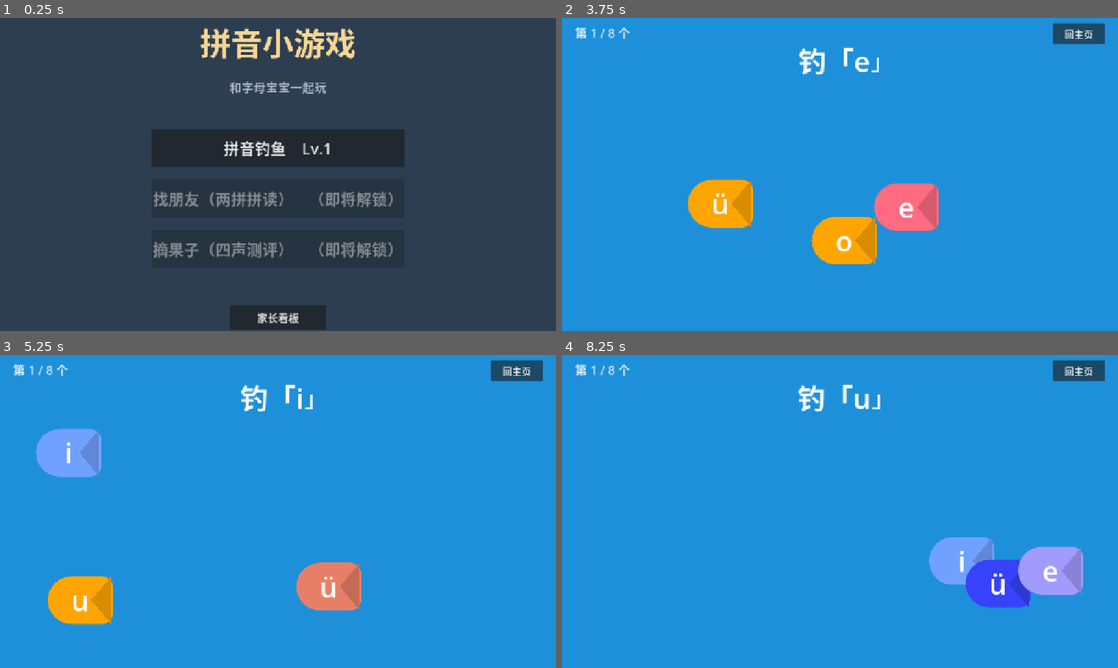
Above: before the commit, frames 1-4 (two rows, left to right).
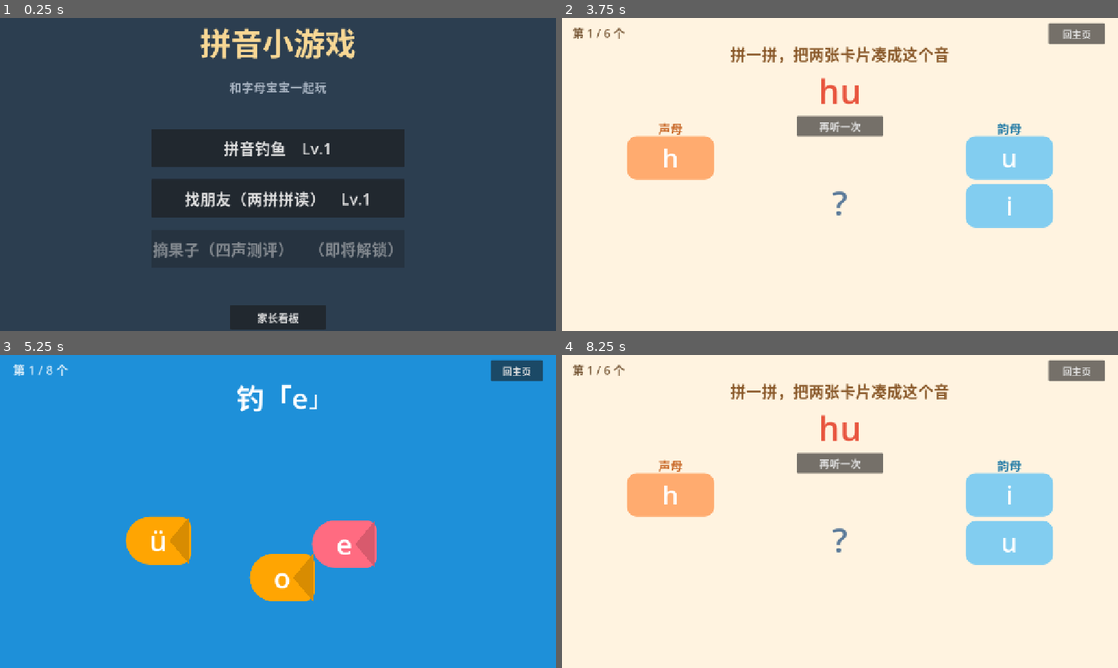
Above: after the commit, the same moments.

Repository: HadesWing/games
Game: Godot game, scene res://scenes/home.tscn
Same seed, same stepped clock (60 frames per second), same inputs: the game is played once before the commit and once after it.
Inputs:
- Up to frame 1 (0.25 s): no input
- Up to frame 2 (3.75 s): click "拼音钓鱼 Lv.1" at 0.5 s; click "回主页" at 1.25 s; click "家长看板" at 2 s; click "OK" at 2.75 s; click "拼音钓鱼 Lv.1" (after the commit: "找朋友（两拼拼读） Lv.1") at 3.5 s
- Up to frame 3 (5.25 s): click "回主页" at 4.25 s; click "拼音钓鱼 Lv.1" at 5 s
- Up to frame 4 (8.25 s): click "回主页" at 5.75 s; click "家长看板" at 6.5 s; click "OK" at 7.25 s; click "拼音钓鱼 Lv.1" (after the commit: "找朋友（两拼拼读） Lv.1") at 8 s

The runs differ from the first frame. In frame 1, 1.5% of the frame differs, in the area x 27-71%, y 55-61%; in frame 2, 100%; in frame 3, 10%; in frame 4, 100%, in the area x 0-100%, y 0-100%.

Commit message:
feat(pinyin): 新增 B 找朋友两拼拼读玩法
清单 11 个玩法中的第 2 个。主页按钮从「即将解锁」改为可用，
game_id = friends，复用 Db.finish 的星级/难度/家长看板。

- games/friends：左声母卡 + 右韵母卡，拖到韵母卡上或先点声母再点韵母，双通道
- 成功后按 b → b-a → ba 三段节奏逐段放大发音（Sfx.step 音高上行），
  并弹出带调拼音 + 汉字词奖励卡；无音频时大字报视觉动画照常完整
- 难度 Lv.1-10：声母卡 1 到 4 张、韵母卡 2 到 4 张，每 3 级解锁一批声母，
  Lv.6 起优先用形近字母当干扰，Lv.7 起覆盖 zh/ch/sh
- 答错不惩罚只重试；一局 6 题，首次点对计满分
- data/pinyin.json 新增 28 条两拼音节（声母/韵母/音节/带调/汉字词）
- 配对判定、回合生成、计分抽成静态纯函数，便于离线回归
- .gitignore 排除本机系统字体（Microsoft 专有字体不可再分发）

Diff:
--- a/autoload/sfx.gd
+++ b/autoload/sfx.gd
@@ -28,6 +28,11 @@
 	_tone(220.0, 0.2, 0.3)
 
 
+## 拼读三段节奏：声母 → 韵母 → 音节，音高逐级上行
+func step(i: int) -> void:
+	_tone([523.0, 659.0, 784.0][clampi(i, 0, 2)], 0.14, 0.32)
+
+
 func win() -> void:
 	_seq([660.0, 830.0, 990.0])
 
--- a/data/pinyin.json
+++ b/data/pinyin.json
@@ -10,6 +10,36 @@
     { "name": "声母·衣乌迂", "letters": ["y", "w"] },
     { "name": "复韵母", "letters": ["ai", "ei", "ui", "ao", "ou", "iu", "ie", "üe", "er"] },
     { "name": "鼻韵母", "letters": ["an", "en", "in", "un", "ün", "ang", "eng", "ing", "ong"] }
+  ],
+  "syllables": [
+    { "s": "b",  "y": "a", "syl": "ba",  "tone": "bà", "word": "爸爸" },
+    { "s": "m",  "y": "a", "syl": "ma",  "tone": "mā", "word": "妈妈" },
+    { "s": "d",  "y": "a", "syl": "da",  "tone": "dà", "word": "大象" },
+    { "s": "t",  "y": "a", "syl": "ta",  "tone": "tǎ", "word": "宝塔" },
+    { "s": "t",  "y": "u", "syl": "tu",  "tone": "tù", "word": "兔子" },
+    { "s": "g",  "y": "u", "syl": "gu",  "tone": "gǔ", "word": "小鼓" },
+    { "s": "h",  "y": "u", "syl": "hu",  "tone": "hú", "word": "狐狸" },
+    { "s": "g",  "y": "e", "syl": "ge",  "tone": "gē", "word": "哥哥" },
+    { "s": "h",  "y": "e", "syl": "he",  "tone": "hé", "word": "荷花" },
+    { "s": "k",  "y": "e", "syl": "ke",  "tone": "kē", "word": "蝌蚪" },
+    { "s": "b",  "y": "i", "syl": "bi",  "tone": "bǐ", "word": "铅笔" },
+    { "s": "m",  "y": "i", "syl": "mi",  "tone": "mǐ", "word": "米饭" },
+    { "s": "d",  "y": "i", "syl": "di",  "tone": "dì", "word": "弟弟" },
+    { "s": "m",  "y": "u", "syl": "mu",  "tone": "mù", "word": "木头" },
+    { "s": "p",  "y": "u", "syl": "pu",  "tone": "pú", "word": "葡萄" },
+    { "s": "j",  "y": "i", "syl": "ji",  "tone": "jī", "word": "小鸡" },
+    { "s": "q",  "y": "i", "syl": "qi",  "tone": "qì", "word": "气球" },
+    { "s": "x",  "y": "i", "syl": "xi",  "tone": "xī", "word": "西瓜" },
+    { "s": "p",  "y": "i", "syl": "pi",  "tone": "pí", "word": "皮球" },
+    { "s": "l",  "y": "i", "syl": "li",  "tone": "lí", "word": "梨子" },
+    { "s": "n",  "y": "i", "syl": "ni",  "tone": "ní", "word": "泥土" },
+    { "s": "k",  "y": "u", "syl": "ku",  "tone": "kù", "word": "裤子" },
+    { "s": "l",  "y": "u", "syl": "lu",  "tone": "lù", "word": "小鹿" },
+    { "s": "y",  "y": "a", "syl": "ya",  "tone": "yā", "word": "鸭子" },
+    { "s": "w",  "y": "o", "syl": "wo",  "tone": "wǒ", "word": "我" },
+    { "s": "zh", "y": "u", "syl": "zhu", "tone": "zhū", "word": "小猪" },
+    { "s": "ch", "y": "e", "syl": "che", "tone": "chē", "word": "汽车" },
+    { "s": "sh", "y": "u", "syl": "shu", "tone": "shù", "word": "大树" }
   ],
   "similar": {
     "b": ["d", "p", "q"],
--- /dev/null
+++ b/games/friends/friends.gd
@@ -0,0 +1,525 @@
+extends Control
+class_name FriendsGame
+## B 找朋友：两拼拼读（声母 + 韵母 → 音节）
+## 交互双通道：点一下声母再点韵母，或直接把声母卡拖到韵母卡上（Godot 原生拖放）。
+## 无真人音频时自动回退「看字拼读」大字报模式；b—a—ba 三段拼读节奏全程有视觉反馈。
+## 配对判定与回合生成抽成静态纯函数，便于 headless 回归测试。
+
+const ROUND_TARGETS := 6
+const CARD_SIZE := Vector2(200, 100)
+const SHENG_TIERS := [
+	["b", "m", "d", "t", "g", "h", "k"],
+	["j", "q", "x", "p", "l", "y", "w", "n"],
+	["zh", "ch", "sh", "f"],
+]
+
+class ShengCard extends Panel:
+	var letter: String = ""
+
+	func _get_drag_data(_at: Vector2) -> Variant:
+		var lb := Label.new()
+		lb.text = letter
+		lb.add_theme_font_size_override("font_size", 56)
+		lb.size = Vector2(120, 84)
+		set_drag_preview(lb)
+		# 与 FriendsGame.drag_payload() 保持同一格式（内部类无法访问外部静态函数）
+		return {"kind": "sheng", "letter": letter}
+
+
+class YunCard extends Panel:
+	signal paired(sheng: String, yun: String)
+	var letter: String = ""
+
+	func _can_drop_data(_at: Vector2, data: Variant) -> bool:
+		return data is Dictionary and str(data.get("kind", "")) == "sheng"
+
+	func _drop_data(_at: Vector2, data: Variant) -> void:
+		paired.emit(str(data.get("letter", "")), letter)
+
+
+var all_entries: Array = []
+var targets: Array = []
+var t_index := 0
+var first_try := 0
+var attempts := 0
+var busy := false
+var selected_sheng := ""
+var current: Dictionary = {}
+var lv := 1
+var blend_step := 0.46
+var reward_hold := 0.85
+
+var prompt: Label
+var progress: Label
+var target_label: Label
+var blend_label: Label
+var reward_label: Label
+var reward_panel: Panel
+var sheng_box: VBoxContainer
+var yun_box: VBoxContainer
+var result_layer: Control
+
+
+# ---------------- 纯逻辑（可离线验证） ----------------
+
+## 等级每 3 级解锁一批声母：Lv.1-3 / 4-6 / 7-10
+static func tier_sheng(level: int) -> Array:
+	var out: Array = []
+	var tiers := clampi(int(ceili(float(level) / 3.0)), 1, 3)
+	for i in tiers:
+		out.append_array(SHENG_TIERS[i])
+	return out
+
+
+static func available(level: int, all: Array) -> Array:
+	var unlocked := tier_sheng(level)
+	var out: Array = []
+	for e in all:
+		if unlocked.has(str(e.get("s", ""))):
+			out.append(e)
+	return out
+
+
+static func all_yun(all: Array) -> Array:
+	var out: Array = []
+	for e in all:
+		var y := str(e.get("y", ""))
+		if y != "" and not out.has(y):
+			out.append(y)
+	return out
+
+
+## 高等级优先用形近字母当干扰，数量不足再随机补齐
+static func distractors(target: String, count: int, pool: Array, sim: Dictionary, hard: bool) -> Array:
+	var out: Array = []
+	if hard:
+		for s in sim.get(target, []):
+			var v := str(s)
+			if pool.has(v) and v != target and not out.has(v):
+				out.append(v)
+	var rest: Array = []
+	for v in pool:
+		if str(v) != target and not out.has(str(v)):
+			rest.append(str(v))
+	rest.shuffle()
+	for v in rest:
+		if out.size() >= count:
+			break
+		out.append(v)
+	return out.slice(0, count)
+
+
+## 生成一回合的卡片：目标声母/韵母必在卡里，干扰项数量随等级上升
+static func make_round(entry: Dictionary, level: int, all: Array, sim: Dictionary) -> Dictionary:
+	var s := str(entry.get("s", ""))
+	var y := str(entry.get("y", ""))
+	var n_sheng := clampi(1 + int(floor(float(level - 1) / 2.0)), 1, 4)
+	var n_yun := clampi(2 + int(floor(float(level - 1) / 2.0)), 2, 4)
+	var hard := level >= 6
+	var s_pool: Array = []
+	for x in tier_sheng(level):
+		if str(x) != s:
+			s_pool.append(str(x))
+	var shengs: Array = [s] + distractors(s, n_sheng - 1, s_pool, sim, hard)
+	var yuns: Array = [y] + distractors(y, n_yun - 1, all_yun(all), sim, hard)
+	shengs.shuffle()
+	yuns.shuffle()
+	return {"shengs": shengs, "yuns": yuns}
+
+
+static func is_correct(entry: Dictionary, s: String, y: String) -> bool:
+	return str(entry.get("s", "")) == s and str(entry.get("y", "")) == y
+
+
+## 拖拽载荷（纯函数，便于离线验证）
+static func drag_payload(letter: String) -> Dictionary:
+	return {"kind": "sheng", "letter": letter}
+
+
+static func score_of(first: int, total: int) -> float:
+	if total <= 0:
+		return 0.0
+	return roundf(float(first) / float(total) * 100.0)
+
+
+# ---------------- 生命周期 ----------------
+
+func _ready() -> void:
+	_start()
+
+
+func _start() -> void:
+	lv = Db.lvl("friends")
+	all_entries = PinyinData.table.get("syllables", [])
+	if all_entries.is_empty():
+		all_entries = [{"s": "b", "y": "a", "syl": "ba", "tone": "bà", "word": "爸爸"}]
+	var usable := available(lv, all_entries)
+	if usable.is_empty():
+		usable = available(10, all_entries)
+	targets = []
+	for i in ROUND_TARGETS:
+		targets.append(usable.pick_random())
+	t_index = 0
+	first_try = 0
+	_build_background()
+	_next_round()
+
+
+func _build_background() -> void:
+	var bg := ColorRect.new()
+	bg.color = Color("fff3e0")
+	add_child(bg)
+	bg.set_anchors_and_offsets_preset(Control.PRESET_FULL_RECT)
+
+	progress = Label.new()
+	progress.name = "Progress"
+	progress.position = Vector2(24, 14)
+	progress.size = Vector2(320, 40)
+	progress.add_theme_font_size_override("font_size", 26)
+	progress.add_theme_color_override("font_color", Color("7a5b3a"))
+	add_child(progress)
+
+	var home_btn := Button.new()
+	home_btn.text = "回主页"
+	home_btn.add_theme_font_size_override("font_size", 22)
+	home_btn.position = Vector2(1120, 12)
+	home_btn.size = Vector2(130, 48)
+	home_btn.pressed.connect(func() -> void:
+		get_tree().change_scene_to_file("res://scenes/home.tscn"))
+	add_child(home_btn)
+
+	prompt = Label.new()
+	prompt.name = "Prompt"
+	prompt.position = Vector2(0, 56)
+	prompt.size = Vector2(1280, 54)
+	prompt.add_theme_font_size_override("font_size", 36)
+	prompt.add_theme_color_override("font_color", Color("8a5a2b"))
+	prompt.horizontal_alignment = HORIZONTAL_ALIGNMENT_CENTER
+	add_child(prompt)
+
+	target_label = Label.new()
+	target_label.name = "TargetLabel"
+	target_label.position = Vector2(390, 112)
+	target_label.size = Vector2(500, 112)
+	target_label.add_theme_font_size_override("font_size", 78)
+	target_label.add_theme_color_override("font_color", Color("e8563f"))
+	target_label.horizontal_alignment = HORIZONTAL_ALIGNMENT_CENTER
+	target_label.vertical_alignment = VERTICAL_ALIGNMENT_CENTER
+	add_child(target_label)
+
+	var replay := Button.new()
+	replay.text = "再听一次"
+	replay.add_theme_font_size_override("font_size", 24)
+	replay.position = Vector2(540, 226)
+	replay.size = Vector2(200, 46)
+	replay.pressed.connect(func() -> void:
+		PinyinData.play_syllable(str(current.get("syl", ""))))
+	add_child(replay)
+
+	sheng_box = VBoxContainer.new()
+	sheng_box.name = "ShengBox"
+	sheng_box.position = Vector2(150, 272)
+	sheng_box.add_theme_constant_override("separation", 10)
+	add_child(sheng_box)
+
+	yun_box = VBoxContainer.new()
+	yun_box.name = "YunBox"
+	yun_box.position = Vector2(930, 272)
+	yun_box.add_theme_constant_override("separation", 10)
+	add_child(yun_box)
+
+	var left_tag := Label.new()
+	left_tag.text = "声母"
+	left_tag.position = Vector2(150, 232)
+	left_tag.size = Vector2(200, 38)
+	left_tag.add_theme_font_size_override("font_size", 28)
+	left_tag.add_theme_color_override("font_color", Color("c96a2a"))
+	left_tag.horizontal_alignment = HORIZONTAL_ALIGNMENT_CENTER
+	add_child(left_tag)
+
+	var right_tag := Label.new()
+	right_tag.text = "韵母"
+	right_tag.position = Vector2(930, 232)
+	right_tag.size = Vector2(200, 38)
+	right_tag.add_theme_font_size_override("font_size", 28)
+	right_tag.add_theme_color_override("font_color", Color("2a7fa8"))
+	right_tag.horizontal_alignment = HORIZONTAL_ALIGNMENT_CENTER
+	add_child(right_tag)
+
+	blend_label = Label.new()
+	blend_label.name = "BlendLabel"
+	blend_label.position = Vector2(390, 350)
+	blend_label.size = Vector2(500, 150)
+	blend_label.add_theme_font_size_override("font_size", 78)
+	blend_label.add_theme_color_override("font_color", Color("5b7a99"))
+	blend_label.horizontal_alignment = HORIZONTAL_ALIGNMENT_CENTER
+	blend_label.vertical_alignment = VERTICAL_ALIGNMENT_CENTER
+	add_child(blend_label)
+
+	_build_reward()
+
+
+func _build_reward() -> void:
+	reward_panel = Panel.new()
+	reward_panel.name = "Reward"
+	reward_panel.position = Vector2(390, 300)
+	reward_panel.size = Vector2(500, 280)
+	reward_panel.visible = false
+	var style := StyleBoxFlat.new()
+	style.bg_color = Color("fff8dc")
+	style.border_color = Color("ffb703")
+	style.set_border_width_all(6)
+	style.set_corner_radius_all(28)
+	reward_panel.add_theme_stylebox_override("panel", style)
+	add_child(reward_panel)
+
+	reward_label = Label.new()
+	reward_label.name = "RewardLabel"
+	reward_label.set_anchors_and_offsets_preset(Control.PRESET_FULL_RECT)
+	reward_label.add_theme_font_size_override("font_size", 52)
+	reward_label.add_theme_color_override("font_color", Color("b8560f"))
+	reward_label.horizontal_alignment = HORIZONTAL_ALIGNMENT_CENTER
+	reward_label.vertical_alignment = VERTICAL_ALIGNMENT_CENTER
+	reward_label.mouse_filter = Control.MOUSE_FILTER_IGNORE
+	reward_panel.add_child(reward_label)
+
+
+# ---------------- 回合 ----------------
+
+func _next_round() -> void:
+	if t_index >= ROUND_TARGETS:
+		_finish()
+		return
+	current = targets[t_index]
+	attempts = 0
+	selected_sheng = ""
+	busy = false
+	_clear_cards()
+	reward_panel.visible = false
+	progress.text = "第 %d / %d 个" % [t_index + 1, ROUND_TARGETS]
+	var heard := PinyinData.play_syllable(str(current.get("syl", "")))
+	prompt.text = "听一听，把声母和韵母拼在一起" if heard else "拼一拼，把两张卡片凑成这个音"
+	target_label.text = str(current.get("syl", ""))
+	blend_label.text = "?"
+	_spawn_cards()
+
+
+func _clear_cards() -> void:
+	# 先从容器移出再延迟释放：否则旧卡会在同一帧里和新卡一起参与排版
+	for box in [sheng_box, yun_box]:
+		for c in box.get_children():
+			box.remove_child(c)
+			c.queue_free()
+
+
+func _spawn_cards() -> void:
+	var r := make_round(current, lv, all_entries, PinyinData.table.get("similar", {}))
+	for s in r["shengs"]:
+		var c := ShengCard.new()
+		c.letter = str(s)
+		_style_card(c, str(s), Color("ffab6f"))
+		c.gui_input.connect(_on_sheng_input.bind(c))
+		sheng_box.add_child(c)
+	for y in r["yuns"]:
+		var c := YunCard.new()
+		c.letter = str(y)
+		_style_card(c, str(y), Color("82cdf0"))
+		c.paired.connect(_on_pair)
+		c.gui_input.connect(_on_yun_input.bind(c))
+		yun_box.add_child(c)
+
+
+func _style_card(c: Panel, letter: String, color: Color) -> void:
+	c.custom_minimum_size = CARD_SIZE
+	c.size = CARD_SIZE
+	c.mouse_filter = Control.MOUSE_FILTER_STOP
+	var style := StyleBoxFlat.new()
+	style.bg_color = color
+	style.set_corner_radius_all(22)
+	c.add_theme_stylebox_override("panel", style)
+	var lb := Label.new()
+	lb.text = letter
+	lb.set_anchors_and_offsets_preset(Control.PRESET_FULL_RECT)
+	lb.add_theme_font_size_override("font_size", 58)
+	lb.add_theme_color_override("font_color", Color.WHITE)
+	lb.horizontal_alignment = HORIZONTAL_ALIGNMENT_CENTER
+	lb.vertical_alignment = VERTICAL_ALIGNMENT_CENTER
+	lb.mouse_filter = Control.MOUSE_FILTER_IGNORE
+	c.add_child(lb)
+	c.set_meta("letter", letter)
+
+
+func _on_sheng_input(event: InputEvent, card: ShengCard) -> void:
+	if busy or not (event is InputEventMouseButton):
+		return
+	if not event.pressed or event.button_index != MOUSE_BUTTON_LEFT:
+		return
+	selected_sheng = card.letter
+	_refresh_selection()
+
+
+func _on_yun_input(event: InputEvent, card: YunCard) -> void:
+	if busy or not (event is InputEventMouseButton):
+		return
+	if not event.pressed or event.button_index != MOUSE_BUTTON_LEFT:
+		return
+	if selected_sheng == "":
+		_nudge(card, "先点左边的声母哦")
+		return
+	_submit(selected_sheng, card.letter)
+
+
+func _on_pair(s: String, y: String) -> void:
+	_submit(s, y)
+
+
+func _refresh_selection() -> void:
+	for c in sheng_box.get_children():
+		var on: bool = c is ShengCard and (c as ShengCard).letter == selected_sheng
+		c.modulate = Color("fff2b2") if on else Color.WHITE
+		c.scale = Vector2(1.06, 1.06) if on else Vector2.ONE
+
+
+func _submit(s: String, y: String) -> void:
+	if busy:
+		return
+	if is_correct(current, s, y):
+		if attempts == 0:
+			first_try += 1
+		_play_blend(s, y)
+	else:
+		attempts += 1
+		Sfx.bad()
+		_nudge(_find_yun_card(y), "再试一次，听听哪个才对～")
+
+
+func _find_yun_card(letter: String) -> Control:
+	for c in yun_box.get_children():
+		if c is YunCard and (c as YunCard).letter == letter:
+			return c
+	return null
+
+
+func _nudge(card: Control, msg: String) -> void:
+	prompt.text = msg
+	if card == null:
+		return
+	# 卡片在 VBoxContainer 里，position 会被容器重排覆盖；用缩放做轻微抖动
+	var tw := create_tween()
+	tw.tween_property(card, "scale", Vector2(0.9, 0.9), 0.09)
+	tw.tween_property(card, "scale", Vector2.ONE, 0.09)
+	tw.tween_callback(_refresh_selection)
+
+
+func _pulse() -> void:
+	var tw := create_tween()
+	tw.tween_property(blend_label, "scale", Vector2(1.18, 1.18), 0.12)
+	tw.tween_property(blend_label, "scale", Vector2.ONE, 0.12)
+
+
+## 核心体验：b → b-a → ba 三段节奏，声音不可用时大字报照样完整
+func _play_blend(s: String, y: String) -> void:
+	busy = true
+	selected_sheng = ""
+	_refresh_selection()
+	var syl := str(current.get("syl", ""))
+
+	PinyinData.play_syllable(s)
+	Sfx.step(0)
+	blend_label.text = s
+	_pulse()
+	await get_tree().create_timer(blend_step).timeout
+	if not is_inside_tree():
+		return
+
+	PinyinData.play_syllable(y)
+	Sfx.step(1)
+	blend_label.text = "%s — %s" % [s, y]
+	_pulse()
+	await get_tree().create_timer(blend_step).timeout
+	if not is_inside_tree():
+		return
+
+	PinyinData.play_syllable(syl)
+	Sfx.step(2)
+	blend_label.text = syl
+	_pulse()
+	_show_reward()
+	await get_tree().create_timer(reward_hold).timeout
+	if not is_inside_tree():
+		return
+
+	reward_panel.visible = false
+	t_index += 1
+	busy = false
+	_next_round()
+
+
+func _show_reward() -> void:
+	reward_label.text = "★  %s\n%s" % [str(current.get("tone", "")), str(current.get("word", ""))]
+	reward_panel.visible = true
+	Sfx.good()
+
+
+# ---------------- 结算 ----------------
+
+func _finish() -> void:
+	Sfx.win()
+	var score := score_of(first_try, ROUND_TARGETS)
+	var mode := "audio" if PinyinData.has_audio("a") else "text"
+	var stars := Db.finish("friends", score, {"mode": mode, "lv": lv})
+
+	result_layer = Control.new()
+	result_layer.name = "ResultLayer"
+	result_layer.z_index = 50
+	add_child(result_layer)
+	result_layer.set_anchors_and_offsets_preset(Control.PRESET_FULL_RECT)
+
+	var dim := ColorRect.new()
+	dim.color = Color(0, 0, 0, 0.6)
+	result_layer.add_child(dim)
+	dim.set_anchors_and_offsets_preset(Control.PRESET_FULL_RECT)
+
+	var vc := CenterContainer.new()
+	result_layer.add_child(vc)
+	vc.set_anchors_and_offsets_preset(Control.PRESET_FULL_RECT)
+
+	var vb := VBoxContainer.new()
+	vb.alignment = BoxContainer.ALIGNMENT_CENTER
+	vb.add_theme_constant_override("separation", 24)
+	vc.add_child(vb)
+
+	var star_label := Label.new()
+	star_label.text = "★".repeat(stars) + "☆".repeat(3 - stars)
+	star_label.add_theme_font_size_override("font_size", 96)
+	star_label.add_theme_color_override("font_color", Color("f7d794"))
+	star_label.horizontal_alignment = HORIZONTAL_ALIGNMENT_CENTER
+	vb.add_child(star_label)
+
+	var score_label := Label.new()
+	score_label.text = "第一次就对：%d / %d    得分 %d" % [first_try, ROUND_TARGETS, int(score)]
+	score_label.add_theme_font_size_override("font_size", 34)
+	score_label.add_theme_color_override("font_color", Color.WHITE)
+	score_label.horizontal_alignment = HORIZONTAL_ALIGNMENT_CENTER
+	vb.add_child(score_label)
+
+	var hb := HBoxContainer.new()
+	hb.alignment = BoxContainer.ALIGNMENT_CENTER
+	hb.add_theme_constant_override("separation", 30)
+	vb.add_child(hb)
+
+	var again := Button.new()
+	again.text = "再玩一次"
+	again.add_theme_font_size_override("font_size", 32)
+	again.custom_minimum_size = Vector2(220, 70)
+	again.pressed.connect(func() -> void:
+		get_tree().reload_current_scene())
+	hb.add_child(again)
+
+	var back := Button.new()
+	back.text = "回主页"
+	back.add_theme_font_size_override("font_size", 32)
+	back.custom_minimum_size = Vector2(220, 70)
+	back.pressed.connect(func() -> void:
+		get_tree().change_scene_to_file("res://scenes/home.tscn"))
+	hb.add_child(back)
--- /dev/null
+++ b/games/friends/friends.tscn
@@ -0,0 +1,12 @@
+[gd_scene load_steps=2 format=3]
+
+[ext_resource type="Script" path="res://games/friends/friends.gd" id="1"]
+
+[node name="Friends" type="Control"]
+layout_mode = 3
+anchors_preset = 15
+anchor_right = 1.0
+anchor_bottom = 1.0
+grow_horizontal = 2
+grow_vertical = 2
+script = ExtResource("1")
--- a/scenes/home.gd
+++ b/scenes/home.gd
@@ -2,6 +2,7 @@
 ## 主页：游戏入口 + 等级显示 + 护眼休息页
 
 const FISHING_SCENE := "res://games/fishing/fishing.tscn"
+const FRIENDS_SCENE := "res://games/friends/friends.tscn"
 
 var rest_overlay: Control
 
@@ -44,9 +45,9 @@
 	center.add_child(sub)
 
 	center.add_child(_spacer(20))
-	center.add_child(_game_button("拼音钓鱼", "fishing", true))
-	center.add_child(_game_button("找朋友（两拼拼读）", "friends", false))
-	center.add_child(_game_button("摘果子（四声测评）", "fruit", false))
+	center.add_child(_game_button("拼音钓鱼", "fishing", FISHING_SCENE, true))
+	center.add_child(_game_button("找朋友（两拼拼读）", "friends", FRIENDS_SCENE, true))
+	center.add_child(_game_button("摘果子（四声测评）", "fruit", "", false))
 
 	center.add_child(_spacer(30))
 
@@ -66,7 +67,7 @@
 	return s
 
 
-func _game_button(text: String, id: String, enabled: bool) -> Button:
+func _game_button(text: String, id: String, scene: String, enabled: bool) -> Button:
 	var lv := Db.lvl(id)
 	var b := Button.new()
 	if enabled:
@@ -78,7 +79,7 @@
 	b.disabled = not enabled
 	if enabled:
 		b.pressed.connect(func() -> void:
-			get_tree().change_scene_to_file(FISHING_SCENE))
+			get_tree().change_scene_to_file(scene))
 	return b
 
 
